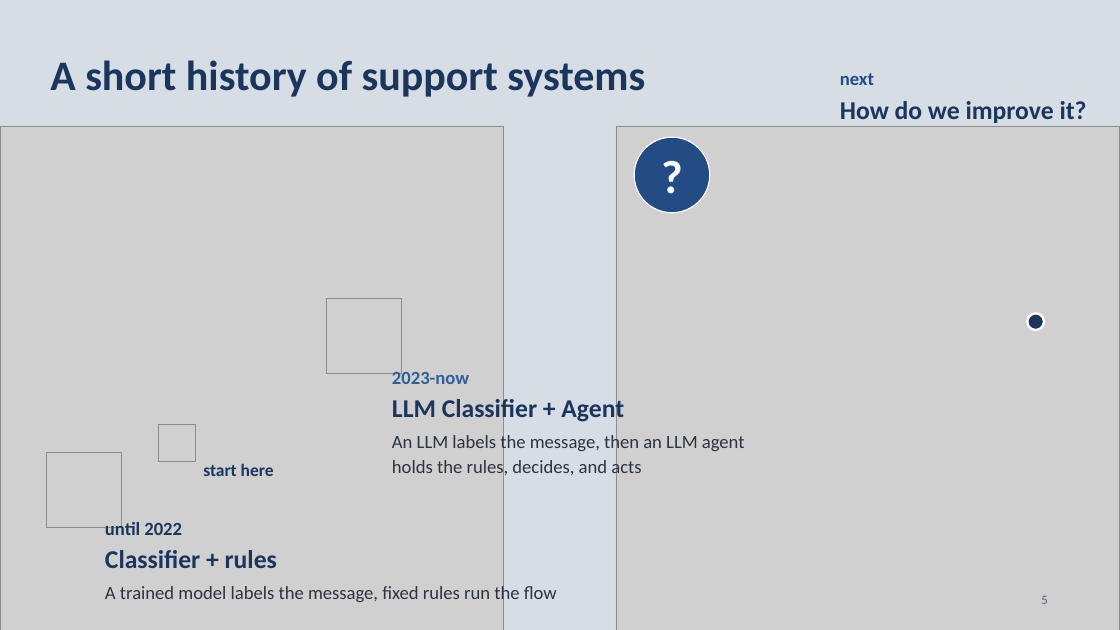
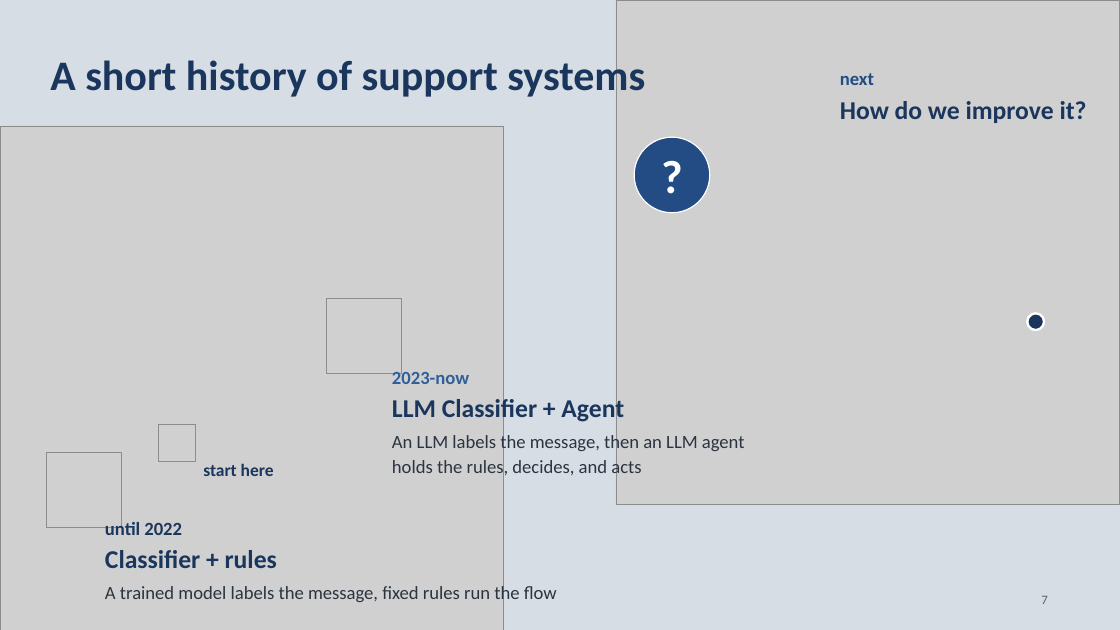
Before and after one commit to neilonthesky/english-presentation, a slide deck: slide 7 of slides/deck.pptx (slide 5 before the commit). Drawn at 1120x630 pixels with LibreOffice and Linux fonts; fonts in the diff are those of the drawing; grey boxes stand for pictures; background and template pictures are left out. Boxes give left, top, right and bottom in pixels: in the first picture for what was removed or moved away, otherwise in the second. Text is boxed around its words. In the diff, an @@ line names an element or a change of style, - is before the commit and + after.

```diff
--- a/slides/deck.pptx
+++ b/slides/deck.pptx
@@ picture: place and size @@
-picture at bbox=[616, 126, 1120, 630]
+picture at bbox=[616, 0, 1120, 504]
@@ page number at bbox=[1041, 596, 1047, 604]: text changed @@
-5
+7
```
Also in this commit, not shown: 5 other slides changed, 2 slides added, 12 other files.
